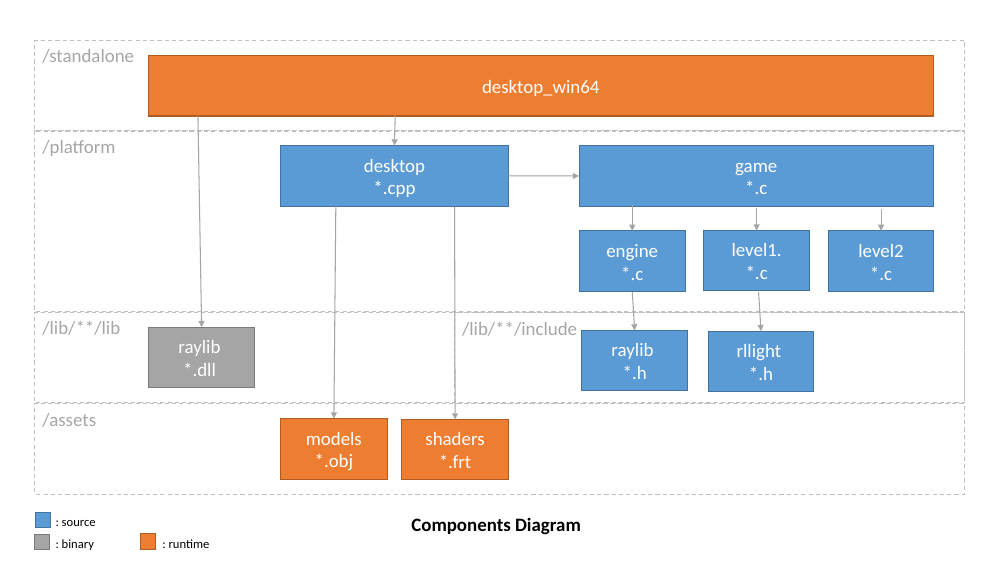
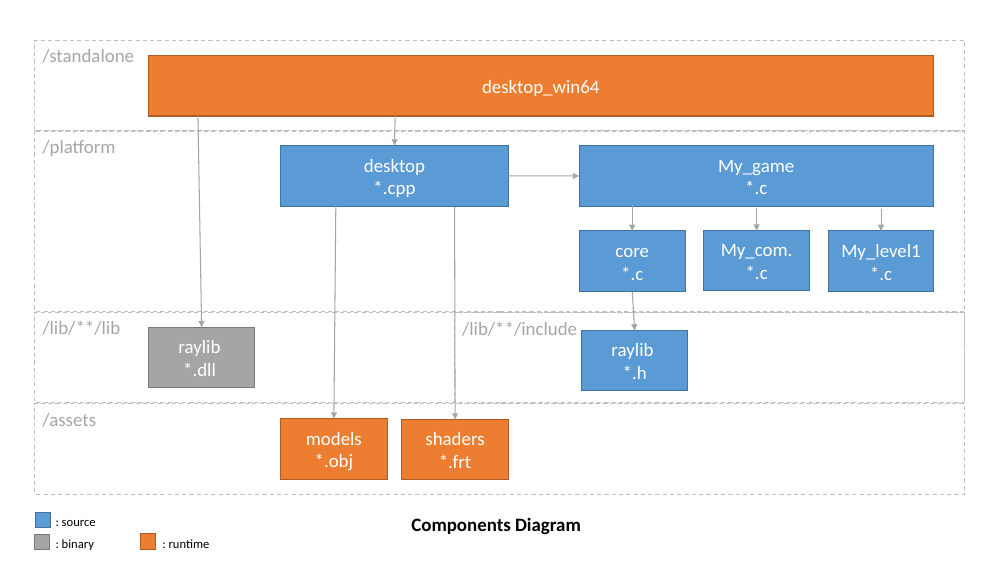
Before and after one commit to DamienFremont/c99-raylib5-gl3-3dgame-starter, a slide deck: slide 1 of docs/README/diagrams.pptx. Drawn at 1008x567 pixels with LibreOffice and Linux fonts; fonts in the diff are those of the drawing. Boxes give left, top, right and bottom in pixels: in the first picture for what was removed or moved away, otherwise in the second. Text is boxed around its words. In the diff, an @@ line names an element or a change of style, - is before the commit and + after.

```diff
--- a/docs/README/diagrams.pptx
+++ b/docs/README/diagrams.pptx
@@ text in rectangle at box(718, 160, 794, 194): text changed @@
-game
-*.c
+My_game
+*.c
@@ text in rectangle at box(615, 248, 649, 280): text changed @@
-engine
-*.c
+core
+*.c
@@ text in rectangle at box(721, 244, 793, 279): text changed @@
-level1.
-*.c
+My_com.
+*.c
@@ text in rectangle at box(841, 244, 920, 280): text changed @@
-level2
-*.c
+My_level1
+*.c
@@ arrow removed from (758, 292) to (761, 331) @@
@@ rectangle removed at box(709, 331, 814, 392) @@
-rllight
-*.h
```
Also in this commit, not shown: 12 other files.
